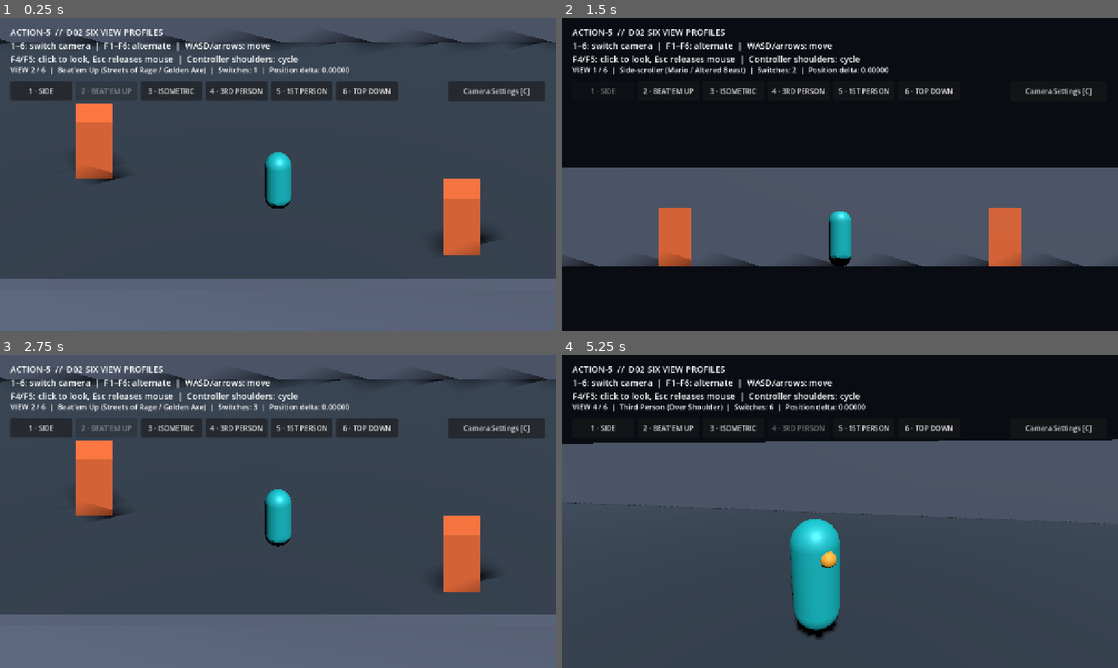
Above: before the commit, frames 1-4 (two rows, left to right).
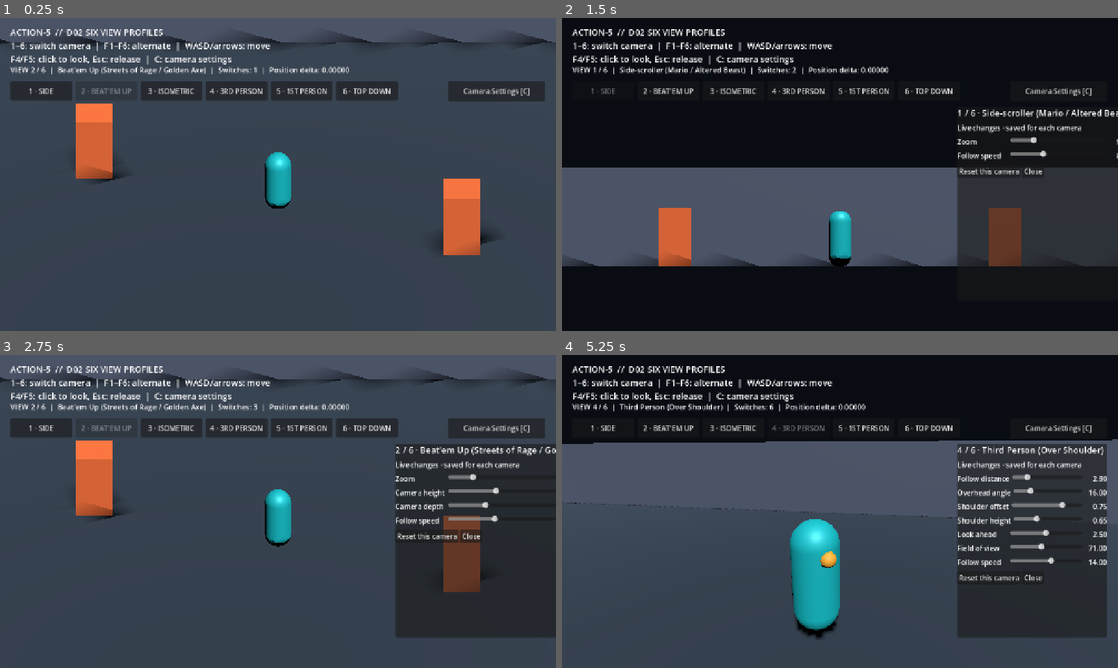
Above: after the commit, the same moments.

Repository: bravado/ACTION-5
Game: Godot game, scene res://demo/main.tscn
The game is run twice, just before and just after one commit, with the same random seed, the same clock (stepped at 60 frames per second) and the same inputs.
Inputs (mouse positions are in pixels of both pictures, inside the frame that each line leads up to):
- Up to frame 1 (0.25 s): no input
- Up to frame 2 (1.5 s): click "Camera Settings [C]" at 0.5 s; click "1 · SIDE" at 1.25 s
- Up to frame 3 (2.75 s): click "2 · BEAT'EM UP" at 2 s
- Up to frame 4 (5.25 s): click "3 · ISOMETRIC" at 2.75 s; tap Enter at 3.5 s; move the mouse to (962, 495) at 3.52 s; hold D 3.53-4.28 s; tap C at 3.6, 4.55 s; click (962, 495) at 3.67 s; move the mouse to (728, 527) at 4.27 s; hold S 4.28-5 s; tap 1 (view_1) at 4.35 s; click (728, 527) at 4.42 s; click "4 · 3RD PERSON" at 5 s

The runs differ from the first frame. In frame 1, 17% of the frame differs, in the area x 0-100%, y 12-100%; in frame 2, 11%; in frame 3, 33%; in frame 4, 16%.

Commit message:
feat(demo): support camera settings toggle and unobstructed brawler framing

Diff:
--- a/demo/main.gd
+++ b/demo/main.gd
@@ -10,10 +10,13 @@
 @onready var _status: Label = $Hud/Status
 @onready var _help: Label = $Hud/Help
 @onready var _mode_buttons: HBoxContainer = $Hud/ModeButtons
+@onready var _camera_settings: PanelContainer = $Hud/CameraSettings
+@onready var _settings_toggle: Button = $Hud/SettingsToggle
 
 
 func _ready() -> void:
     _views.view_changed.connect(_on_view_changed)
+    _settings_toggle.pressed.connect(_toggle_camera_settings)
     for i in range(6):
         var button := _mode_buttons.get_node("Mode" + str(i + 1)) as Button
         button.pressed.connect(_on_mode_button_pressed.bind(i))
@@ -57,6 +60,21 @@
     _views.switch_view(index)
 
 
+func _toggle_camera_settings() -> void:
+    _camera_settings.visible = not _camera_settings.visible
+    if _camera_settings.visible:
+        _camera_settings.call("refresh_controls")
+        Input.mouse_mode = Input.MOUSE_MODE_VISIBLE
+
+
+func _unhandled_input(event: InputEvent) -> void:
+    if event is InputEventKey and event.pressed and not event.echo:
+        if event.keycode == KEY_C:
+            _toggle_camera_settings()
+            get_viewport().set_input_as_handled()
+
+
+
 func _on_view_changed(current: ViewProfileScript, _previous: ViewProfileScript) -> void:
     if current == null:
         return
@@ -66,11 +84,14 @@
     for i in range(6):
         var button := _mode_buttons.get_node("Mode" + str(i + 1)) as Button
         button.disabled = i == _views.active_index
-    _help.text = "ACTION-5  //  D02 SIX VIEW PROFILES\n1–6: switch camera  |  F1–F6: alternate  |  WASD/arrows: move\nF4/F5: click to look, Esc releases mouse  |  Controller shoulders: cycle"
-    # Demo-only occluder: hide the front boundary's MESH in F1 so the
-    # camera can follow any Z lane. Its StaticBody3D collider stays enabled.
+    _help.text = "ACTION-5  //  D02 SIX VIEW PROFILES\n1–6: switch camera  |  F1–F6: alternate  |  WASD/arrows: move\nF4/F5: click to look, Esc: release  |  C: camera settings"
+    # Demo-only occluder: platformer and arcade-brawler cameras
+    # need an unobstructed view of the actors. Keep wall collisions active.
     # Generic per-view roof/wall occlusion will be implemented in D08.
     var front_wall_mesh := get_node("SouthWall/MeshInstance3D") as MeshInstance3D
-    front_wall_mesh.visible = current.mode != ViewProfileScript.Mode.SIDE
+    front_wall_mesh.visible = (
+        current.mode != ViewProfileScript.Mode.SIDE
+        and current.mode != ViewProfileScript.Mode.BEATEMUP
+    )
     if not current.is_orbit_mode():
         Input.mouse_mode = Input.MOUSE_MODE_VISIBLE
